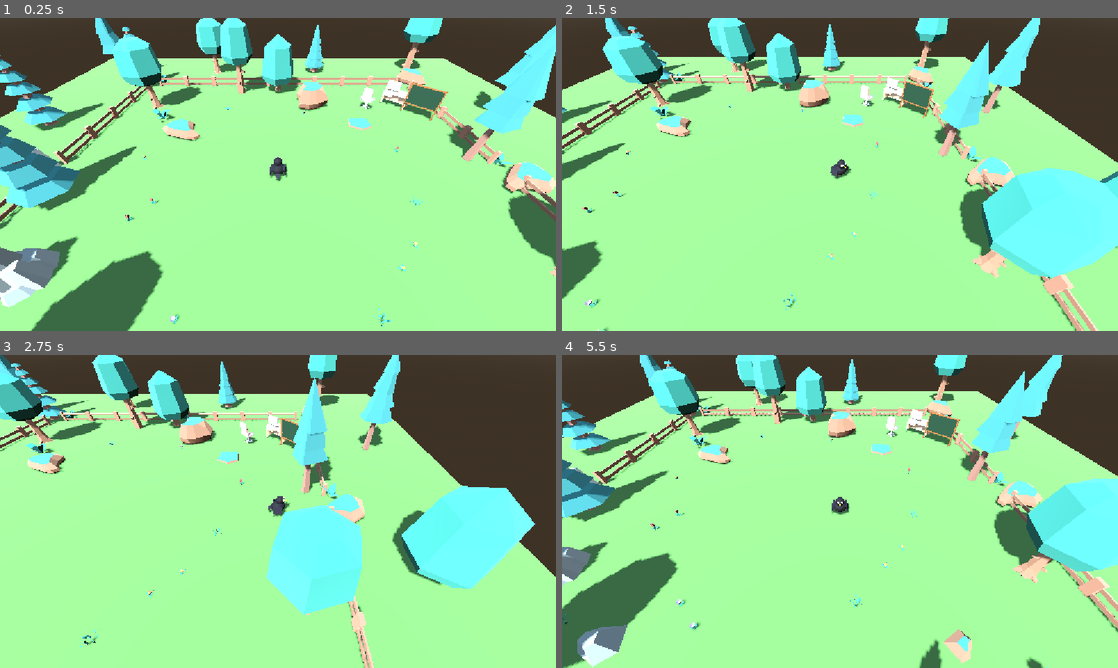
Above: before the commit, frames 1-4 (two rows, left to right).
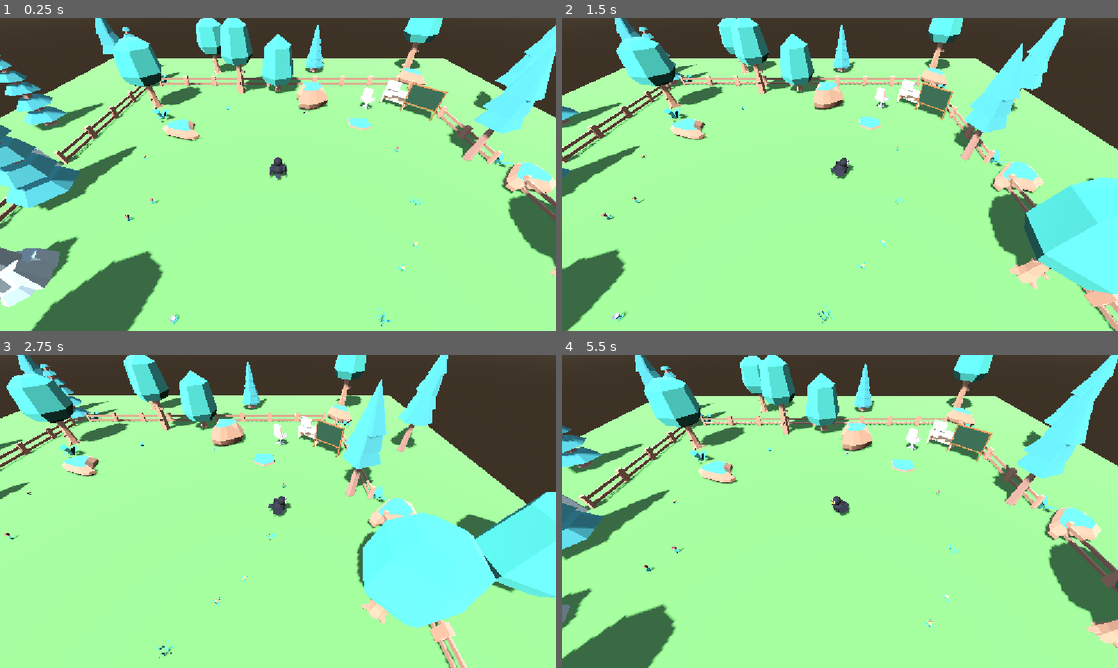
Above: after the commit, the same moments.

Repository: MatheusPatricioo/capivara-ia
Game: Godot game, scene res://scenes/world.tscn
Same seed, same stepped clock (60 frames per second), same inputs: the game is played once before the commit and once after it.
Inputs:
- Up to frame 1 (0.25 s): no input
- Up to frame 2 (1.5 s): hold D (move_right) 0.53-1.28 s; hold Tab (toggle_control_mode) 0.53-1.28 s; hold S (move_backward) from 1.28 s (still down); tap Tab (toggle_control_mode) at 1.35 s
- Up to frame 3 (2.75 s): release S (move_backward) at 2.03 s; hold D (move_right) from 2.03 s (still down); hold Tab (toggle_control_mode) from 2.03 s (still down)
- Up to frame 4 (5.5 s): release D (move_right) at 2.78 s; release Tab (toggle_control_mode) at 2.78 s; hold W (move_forward) 2.78-3.53 s; tap Tab (toggle_control_mode) at 2.85, 4.35 s; hold Tab (toggle_control_mode) 3.53-4.28 s; hold A (move_left) 3.53-5.03 s; hold S (move_backward) from 5.03 s (still down); hold Tab (toggle_control_mode) from 5.03 s (still down)

The runs differ from the first frame. In frame 1, less than 0.1% of the frame differs, in the area x 49-52%, y 44-53%; in frame 2, 26%; in frame 3, 33%; in frame 4, 35%, in the area x 0-100%, y 0-100%.

Commit message:
feat: give the crow cat-like walking movement

Diff:
--- a/world/scenes/crow.tscn
+++ b/world/scenes/crow.tscn
@@ -2,6 +2,7 @@
 
 [ext_resource type="Script" uid="uid://dfity88r7mbwf" path="res://scripts/crow.gd" id="1_crow"]
 [ext_resource type="Script" path="res://scripts/crow_wander.gd" id="2_crow_wander"]
+[ext_resource type="Script" path="res://scripts/crow_body_animation.gd" id="3_crow_body_animation"]
 
 [sub_resource type="StandardMaterial3D" id="StandardMaterial3D_feathers"]
 albedo_color = Color(0.08, 0.08, 0.11, 1)
@@ -95,6 +96,7 @@
 script = ExtResource("2_crow_wander")
 
 [node name="Body" type="Node3D" parent="."]
+script = ExtResource("3_crow_body_animation")
 
 [node name="Torso" type="MeshInstance3D" parent="Body"]
 position = Vector3(0, 0.32, 0)
@@ -110,8 +112,11 @@
 rotation_degrees = Vector3(0, 0, 15)
 mesh = SubResource("BoxMesh_wing")
 
-[node name="Tail" type="MeshInstance3D" parent="Body"]
-position = Vector3(0, 0.24, 0.3)
+[node name="TailPivot" type="Node3D" parent="Body"]
+position = Vector3(0, 0.287, 0.2)
+
+[node name="Tail" type="MeshInstance3D" parent="Body/TailPivot"]
+position = Vector3(0, -0.047, 0.1)
 rotation_degrees = Vector3(25, 0, 0)
 mesh = SubResource("BoxMesh_tail")
 
--- a/world/scripts/crow.gd
+++ b/world/scripts/crow.gd
@@ -8,13 +8,22 @@
 
 ## Walking speed with the keyboard (manual mode), in meters per second.
 @export var manual_speed: float = 5.0
-## Walking speed when following a navigation path, in meters per second.
-@export var navigation_speed: float = 2.5
+## Base walking speed when following a navigation path, in meters per second.
+@export var navigation_speed: float = 3.2
+## How quickly the crow speeds up, in m/s². Lower feels softer, like a cat starting to walk.
+@export var acceleration: float = 7.0
+## How quickly the crow slows down, in m/s².
+@export var deceleration: float = 9.0
+## Distance from the destination where the crow starts slowing down, in meters.
+@export var arrival_slowdown_distance: float = 1.2
+## Slowest fraction of the speed kept while arriving, so it never crawls.
+@export var arrival_min_speed_ratio: float = 0.3
 ## How fast the body turns towards the walking direction. Higher is snappier.
-@export var turn_speed: float = 10.0
+@export var turn_speed: float = 7.0
 
 var control_mode: ControlMode = ControlMode.AUTONOMOUS
 var _is_walking_to_destination: bool = false
+var _current_speed_scale: float = 1.0
 
 @onready var _body: Node3D = $Body
 @onready var _navigation_agent: NavigationAgent3D = $NavigationAgent3D
@@ -31,16 +40,17 @@
 
 ## Sends the crow to a point in the world. It finds a path around obstacles and emits
 ## destination_reached on arrival. Unreachable points lead to the closest reachable one.
-func walk_to(destination: Vector3) -> void:
+## speed_scale multiplies navigation_speed: 1.0 is a calm walk, higher is a trot.
+func walk_to(destination: Vector3, speed_scale: float = 1.0) -> void:
 	_navigation_agent.target_position = destination
+	_current_speed_scale = speed_scale
 	_is_walking_to_destination = true
 
 
 func _physics_process(delta: float) -> void:
 	_apply_gravity(delta)
-	var walk_velocity: Vector3 = _manual_velocity() if control_mode == ControlMode.MANUAL else _navigation_velocity()
-	velocity.x = walk_velocity.x
-	velocity.z = walk_velocity.z
+	var desired_velocity: Vector3 = _manual_velocity() if control_mode == ControlMode.MANUAL else _navigation_velocity()
+	_accelerate_towards(desired_velocity, delta)
 	_turn_body_towards_movement(delta)
 	move_and_slide()
 
@@ -48,6 +58,17 @@
 func _apply_gravity(delta: float) -> void:
 	if not is_on_floor():
 		velocity += get_gravity() * delta
+
+
+## Moves the horizontal velocity a little towards the desired one each frame, instead of
+## jumping to it. This gives soft starts, rounded turns and gentle stops.
+func _accelerate_towards(desired_velocity: Vector3, delta: float) -> void:
+	var horizontal_velocity: Vector3 = Vector3(velocity.x, 0.0, velocity.z)
+	var is_speeding_up: bool = desired_velocity.length() > horizontal_velocity.length()
+	var rate: float = acceleration if is_speeding_up else deceleration
+	horizontal_velocity = horizontal_velocity.move_toward(desired_velocity, rate * delta)
+	velocity.x = horizontal_velocity.x
+	velocity.z = horizontal_velocity.z
 
 
 func _manual_velocity() -> Vector3:
@@ -63,7 +84,13 @@
 	var next_path_position: Vector3 = _navigation_agent.get_next_path_position()
 	var direction: Vector3 = next_path_position - global_position
 	direction.y = 0.0
-	return direction.normalized() * navigation_speed
+	return direction.normalized() * navigation_speed * _current_speed_scale * _arrival_speed_ratio()
+
+
+## 1.0 while far away, dropping smoothly to arrival_min_speed_ratio near the destination.
+func _arrival_speed_ratio() -> float:
+	var distance_left: float = _navigation_agent.distance_to_target()
+	return clampf(distance_left / arrival_slowdown_distance, arrival_min_speed_ratio, 1.0)
 
 
 func _toggle_control_mode() -> void:
@@ -91,7 +118,7 @@
 
 func _turn_body_towards_movement(delta: float) -> void:
 	var horizontal_velocity: Vector2 = Vector2(velocity.x, velocity.z)
-	if horizontal_velocity.is_zero_approx():
+	if horizontal_velocity.length() < 0.1:
 		return
 	var target_angle: float = atan2(-velocity.x, -velocity.z)
 	var turn_weight: float = minf(turn_speed * delta, 1.0)
--- /dev/null
+++ b/world/scripts/crow_body_animation.gd
@@ -0,0 +1,135 @@
+class_name CrowBodyAnimation
+extends Node3D
+
+## Procedural cat-like gait for the crow body, driven by the crow's walking speed.
+## Walking: each step bobs the body, weight shifts side to side, legs alternate and the
+## tail swings. Standing: slow breathing, a lazy tail swish and the head looks around.
+
+@export_group("Walk")
+## Distance covered by one full step cycle (left and right foot), in meters.
+@export var stride_length: float = 0.45
+## Speed at which the walk animation reaches full strength, in m/s.
+@export var full_gait_speed: float = 3.0
+## How high the body rises on each step, in meters.
+@export var step_bob_height: float = 0.035
+## Side-to-side roll as the weight moves from one foot to the other.
+@export var weight_shift_degrees: float = 4.0
+## Forward tilt at full speed.
+@export var forward_lean_degrees: float = 6.0
+## How far each leg moves forward and back, in meters.
+@export var leg_swing_distance: float = 0.06
+## How high each leg lifts while moving forward, in meters.
+@export var leg_lift_height: float = 0.03
+## Tail swing while walking.
+@export var walk_tail_swing_degrees: float = 18.0
+
+@export_group("Idle")
+## Breaths per second times TAU; around 2 feels calm.
+@export var breathing_speed: float = 2.2
+## How much the torso grows on each breath, as a fraction of its size.
+@export var breathing_amount: float = 0.02
+## Speed of the lazy tail swish while standing.
+@export var idle_tail_swish_speed: float = 1.3
+## Tail swish while standing.
+@export var idle_tail_swish_degrees: float = 12.0
+## Largest head turn while looking around.
+@export var head_look_max_degrees: float = 45.0
+## Shortest time before the head picks a new direction to look at, in seconds.
+@export var head_look_min_interval: float = 1.5
+## Longest time before the head picks a new direction to look at, in seconds.
+@export var head_look_max_interval: float = 4.0
+## How fast the head turns. Higher is snappier.
+@export var head_turn_speed: float = 4.0
+
+var _step_phase: float = 0.0
+var _idle_time: float = 0.0
+var _head_look_angle: float = 0.0
+var _seconds_until_next_look: float = 0.0
+var _body_base_position: Vector3
+var _head_base_position: Vector3
+var _left_leg_base_position: Vector3
+var _right_leg_base_position: Vector3
+var _torso_base_scale: Vector3
+
+@onready var _crow: CharacterBody3D = get_parent() as CharacterBody3D
+@onready var _torso: Node3D = $Torso
+@onready var _head: Node3D = $Head
+@onready var _left_leg: Node3D = $LegLeft
+@onready var _right_leg: Node3D = $LegRight
+@onready var _tail_pivot: Node3D = $TailPivot
+
+
+func _ready() -> void:
+	_body_base_position = position
+	_head_base_position = _head.position
+	_left_leg_base_position = _left_leg.position
+	_right_leg_base_position = _right_leg.position
+	_torso_base_scale = _torso.scale
+
+
+func _process(delta: float) -> void:
+	var speed: float = Vector2(_crow.velocity.x, _crow.velocity.z).length()
+	var gait_strength: float = clampf(speed / full_gait_speed, 0.0, 1.0)
+	_step_phase = fmod(_step_phase + speed / stride_length * TAU * delta, TAU)
+	_idle_time += delta
+	_animate_body(gait_strength)
+	_animate_legs(gait_strength)
+	_animate_tail(gait_strength)
+	_animate_breathing(gait_strength)
+	_animate_head(gait_strength, delta)
+
+
+## abs(sin) gives two bumps per cycle: one for each foot touching the ground.
+func _animate_body(gait_strength: float) -> void:
+	position.y = _body_base_position.y + _step_bounce() * step_bob_height * gait_strength
+	rotation.z = deg_to_rad(weight_shift_degrees) * sin(_step_phase) * gait_strength
+	rotation.x = -deg_to_rad(forward_lean_degrees) * gait_strength
+
+
+## The legs run half a cycle apart. A leg lifts only while it moves forward (cos > 0).
+func _animate_legs(gait_strength: float) -> void:
+	_place_leg(_left_leg, _left_leg_base_position, _step_phase, gait_strength)
+	_place_leg(_right_leg, _right_leg_base_position, _step_phase + PI, gait_strength)
+
+
+func _place_leg(leg: Node3D, base_position: Vector3, leg_phase: float, gait_strength: float) -> void:
+	leg.position.z = base_position.z - sin(leg_phase) * leg_swing_distance * gait_strength
+	leg.position.y = base_position.y + maxf(cos(leg_phase), 0.0) * leg_lift_height * gait_strength
+
+
+## Walking swing and idle swish blend by gait strength, so the tail never stops abruptly.
+func _animate_tail(gait_strength: float) -> void:
+	var walk_swing: float = deg_to_rad(walk_tail_swing_degrees) * sin(_step_phase) * gait_strength
+	var idle_swish: float = deg_to_rad(idle_tail_swish_degrees) * sin(_idle_time * idle_tail_swish_speed)
+	_tail_pivot.rotation.y = walk_swing + idle_swish * (1.0 - gait_strength)
+
+
+func _animate_breathing(gait_strength: float) -> void:
+	var breath: float = sin(_idle_time * breathing_speed) * breathing_amount * (1.0 - gait_strength)
+	_torso.scale = _torso_base_scale * Vector3(1.0, 1.0 + breath, 1.0)
+
+
+## Like a cat, the head stays steadier than the body: it cancels part of the step bounce.
+## Standing still, it looks around now and then; walking, it faces forward.
+func _animate_head(gait_strength: float, delta: float) -> void:
+	_head.position.y = _head_base_position.y - _step_bounce() * step_bob_height * gait_strength * 0.5
+	_update_head_look_angle(gait_strength, delta)
+	var turn_weight: float = minf(head_turn_speed * delta, 1.0)
+	_head.rotation.y = lerp_angle(_head.rotation.y, _head_look_angle, turn_weight)
+
+
+func _update_head_look_angle(gait_strength: float, delta: float) -> void:
+	if gait_strength > 0.1:
+		_head_look_angle = 0.0
+		_seconds_until_next_look = randf_range(head_look_min_interval, head_look_max_interval)
+		return
+	_seconds_until_next_look -= delta
+	if _seconds_until_next_look > 0.0:
+		return
+	var max_angle: float = deg_to_rad(head_look_max_degrees)
+	_head_look_angle = randf_range(-max_angle, max_angle)
+	_seconds_until_next_look = randf_range(head_look_min_interval, head_look_max_interval)
+
+
+func _step_bounce() -> float:
+	return absf(sin(_step_phase))
--- a/world/scripts/crow_wander.gd
+++ b/world/scripts/crow_wander.gd
@@ -6,10 +6,14 @@
 
 const ALL_NAVIGATION_LAYERS: int = 1
 
-## Shortest rest between two walks, in seconds.
-@export var min_rest_seconds: float = 2.0
+## Shortest rest between two walks, in seconds. Short rests look like a quick sniff.
+@export var min_rest_seconds: float = 0.8
 ## Longest rest between two walks, in seconds.
-@export var max_rest_seconds: float = 5.0
+@export var max_rest_seconds: float = 4.0
+## Chance (0 to 1) that a walk is a trot instead of a calm stroll.
+@export var trot_chance: float = 0.3
+## Speed multiplier used when trotting.
+@export var trot_speed_scale: float = 1.5
 ## How many random points to try before giving up until the next rest.
 @export var max_destination_attempts: int = 10
 ## How close the end of a path must be to the picked point to count as reachable.
@@ -43,9 +47,13 @@
 			navigation_map, ALL_NAVIGATION_LAYERS, true
 		)
 		if _is_reachable(navigation_map, destination):
-			_crow.walk_to(destination)
+			_crow.walk_to(destination, _pick_pace())
 			return
 	_start_rest()
+
+
+func _pick_pace() -> float:
+	return trot_speed_scale if randf() < trot_chance else 1.0
 
 
 ## Random points may land on an island the crow cannot reach (like the top of a rock),
